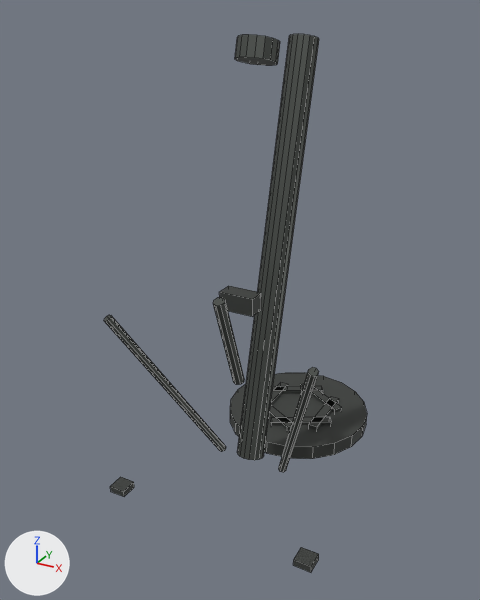
What one commit did to the Blender file tools/blend/mortar97.blend.
Before and after are seen from a 50 mm lens placed at (0.785, -1.79, 1.337), pointed at (-0.086, -0.205, 0.545). The axes (+X, +Y, +Z) are drawn at lower left. The lights are the same throughout. The older version comes first. Mesh edges are drawn as thin lines.

In view in the first picture: 'mortar'.
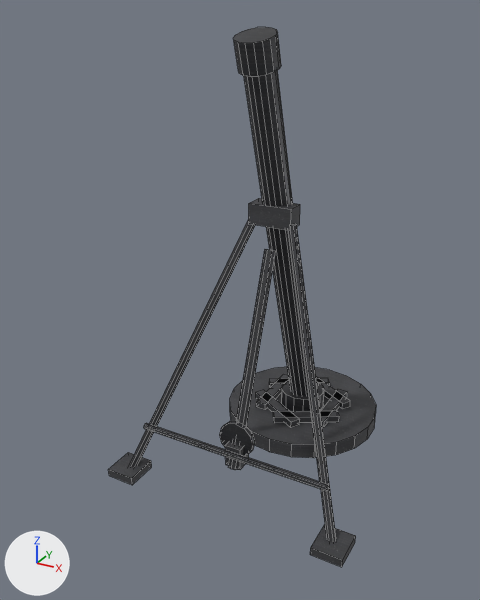
What differs and where, as boxes [x1, y1, x2, y2] in the pictures (480 x 600 px; the box of a moved part takes in the faces that stretch with it):
'mortar', reshaped
    before: [104, 34, 367, 572]
    after: [108, 27, 376, 567]
part 1 of me_cylinder, added
    after: [282, 380, 324, 411]
part 2 of me_cylinder, moved or reshaped
    before: [237, 34, 319, 460]
    after: [244, 71, 309, 395]
part 3 of me_cylinder, moved or reshaped
    before: [235, 35, 280, 65]
    after: [234, 27, 281, 77]
part 4 of me_cylinder, added
    after: [144, 423, 329, 491]
part 5 of me_cylinder, added
    after: [220, 421, 255, 456]
part 6 of me_cylinder, added
    after: [230, 367, 376, 458]
part 7 of me_cylinder, added
    after: [320, 389, 347, 427]
part 8 of me_cylinder, moved or reshaped
    before: [309, 396, 339, 430]
    after: [316, 377, 350, 409]
part 9 of me_cylinder, moved or reshaped
    before: [271, 383, 288, 405]
    after: [269, 378, 330, 388]
part 10 of me_cylinder, added
    after: [256, 374, 289, 409]
part 11 of me_cylinder, moved or reshaped
    before: [272, 386, 323, 394]
    after: [256, 390, 300, 427]
part 12 of me_cylinder, moved or reshaped
    before: [301, 383, 342, 413]
    after: [273, 411, 339, 422]
part 13 of me_cylinder, added
    after: [249, 198, 300, 231]
part 14 of me_cylinder, added
    after: [108, 452, 151, 485]
part 15 of me_cylinder, added
    after: [310, 525, 356, 567]
part 16 of me_cylinder, added
    after: [225, 442, 249, 470]
part 17 of me_cylinder, added (mostly hidden)
    after: [130, 219, 255, 467]
part 18 of me_cylinder, added
    after: [288, 224, 336, 542]
part 19 of me_cylinder, added
    after: [228, 249, 276, 470]
part 20 of me_cylinder, deleted
    before: [104, 286, 367, 572]

What changed in the scene script:
```text
Change me_cylinder:
    remove me_cylinder.from_pydata(...)  # 224 vertices, 142 faces; spans x -0.325..0.325, y -0.575..0.3, z 0.007..1.281
    add me_cylinder.from_pydata(...)  # 304 vertices, 190 faces; spans x -0.385..0.385, y -0.51..0.36, z -0.006..1.295
    me_cylinder part 1: a new loose piece, a 14-sided cylinder along z spanning x -0.073..0.073, y 0.025..0.175, z 0.045..0.105, in mat_steel (picture img_t_gunsteel_jpg)
    me_cylinder part 2: the loose piece of 32 vertices spanning x -0.041..0.041, y -0.335..0.04, z 0.07..1.274 is turned 32 degrees about the x axis through its middle, then moved by (0.0, 0.059, -0.002)
    me_cylinder part 3: the loose piece of 32 vertices spanning x -0.052..0.052, y -0.332..-0.219, z 1.207..1.281 is multiplied about its middle by the matrix ((1.019, 0.0, 0.0), (0.0, 0.821, -0.714), (0.0, 0.674, 1.4)), then moved by (0.0, 0.001, -0.003)
    me_cylinder part 4: a new loose piece, an 8-sided cylinder along x spanning x -0.3..0.3, y -0.429..-0.411, z 0.151..0.169, in mat_steel (picture img_t_gunsteel_jpg)
    me_cylinder part 5: a new loose piece, a 12-sided cylinder along y spanning x -0.055..0.055, y -0.387..-0.373, z 0.135..0.245, in mat_steel (picture img_t_gunsteel_jpg)
    me_cylinder part 6: a new loose piece, a 22-sided cylinder along z spanning x -0.257..0.257, y -0.16..0.36, z 0.0..0.05, in mat_dark (picture img_t_gunsteel_jpg)
    me_cylinder part 7: a new loose piece, a box spanning x 0.093..0.127, y -0.01..0.21, z 0.049..0.071, in mat_dark (picture img_t_gunsteel_jpg)
    me_cylinder part 8: the loose piece of 8 vertices spanning x 0.085..0.115, y -0.04..0.16, z 0.045..0.065 is turned 60 degrees about the z axis through its middle and scaled by 1.1, then moved by (-0.045, 0.135, 0.005)
    me_cylinder part 9: the loose piece of 8 vertices spanning x -0.115..-0.085, y -0.04..0.16, z 0.045..0.065 is turned -60 degrees about the z axis through its middle and scaled by 1.1, then moved by (0.045, 0.135, 0.005)
    me_cylinder part 10: a new loose piece, a box spanning x -0.128..-0.092, y -0.01..0.21, z 0.049..0.071, in mat_dark (picture img_t_gunsteel_jpg)
    me_cylinder part 11: the loose piece of 8 vertices spanning x -0.144..0.044, y 0.084..0.21, z 0.045..0.065 is turned 120 degrees about the z axis through its middle and scaled by 1.1, then moved by (-0.005, -0.142, 0.005)
    me_cylinder part 12: the loose piece of 8 vertices spanning x -0.044..0.144, y 0.084..0.21, z 0.045..0.065 is turned -120 degrees about the z axis through its middle and scaled by 1.1, then moved by (0.005, -0.142, 0.005)
    me_cylinder part 13: a new loose piece, a box spanning x -0.065..0.065, y -0.194..-0.134, z 0.779..0.839, in mat_dark (picture img_t_gunsteel_jpg)
    me_cylinder part 14: a new loose piece, a box spanning x -0.385..-0.295, y -0.51..-0.41, z -0.001..0.025, in mat_dark (picture img_t_gunsteel_jpg)
    me_cylinder part 15: a new loose piece, a box spanning x 0.295..0.385, y -0.51..-0.41, z -0.001..0.025, in mat_dark (picture img_t_gunsteel_jpg)
    me_cylinder part 16: a new loose piece, a box spanning x -0.025..0.025, y -0.405..-0.355, z 0.105..0.175, in mat_dark (picture img_t_gunsteel_jpg)
    me_cylinder part 17: a new loose piece of 16 vertices spanning x -0.352..-0.048, y -0.472..-0.161, z -0.006..0.795, in mat_steel (picture img_t_gunsteel_jpg)
    me_cylinder part 18: a new loose piece of 16 vertices spanning x 0.048..0.352, y -0.472..-0.161, z -0.006..0.795, in mat_steel (picture img_t_gunsteel_jpg)
    me_cylinder part 19: a new loose piece of 16 vertices spanning x -0.017..0.017, y -0.416..-0.168, z 0.094..0.715, in mat_steel (picture img_t_gunsteel_jpg)
    me_cylinder part 20: 9 loose pieces with 128 vertices, spanning x -0.325..0.325, y -0.575..0.3, z 0.007..0.666, are deleted
```
